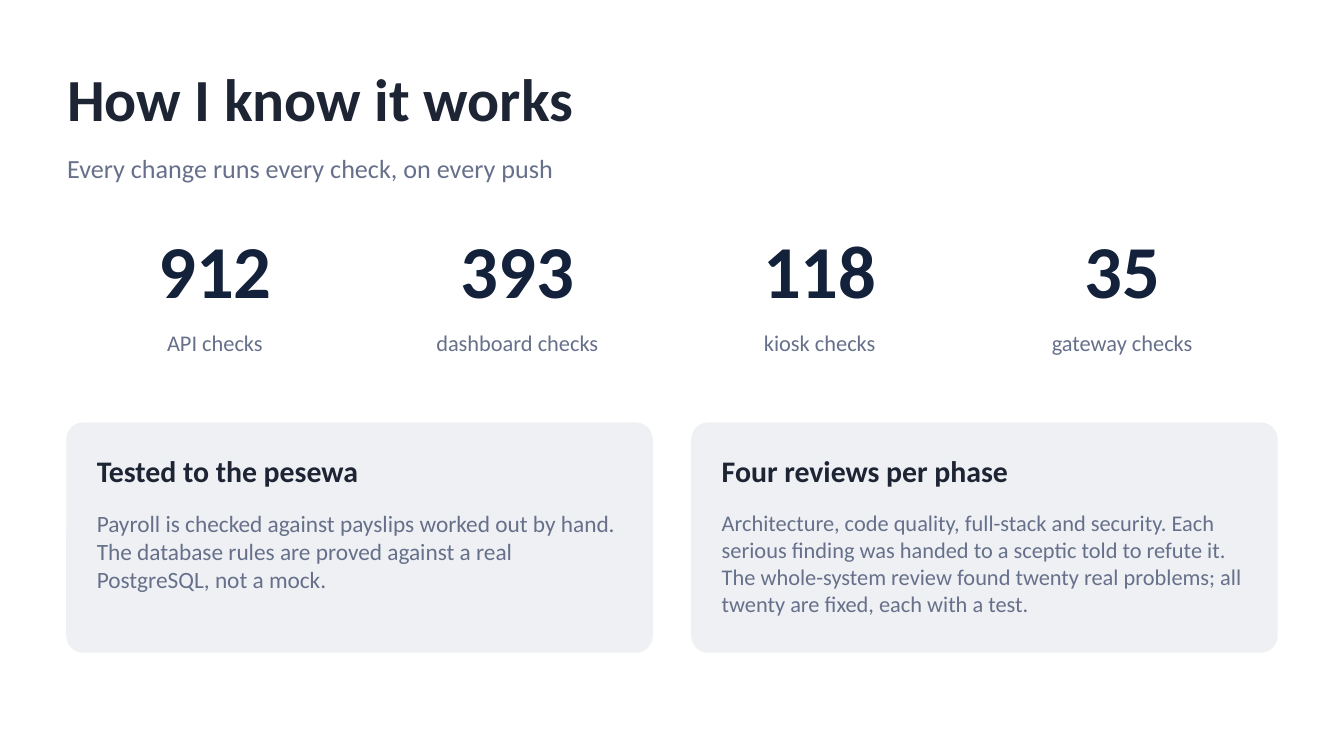
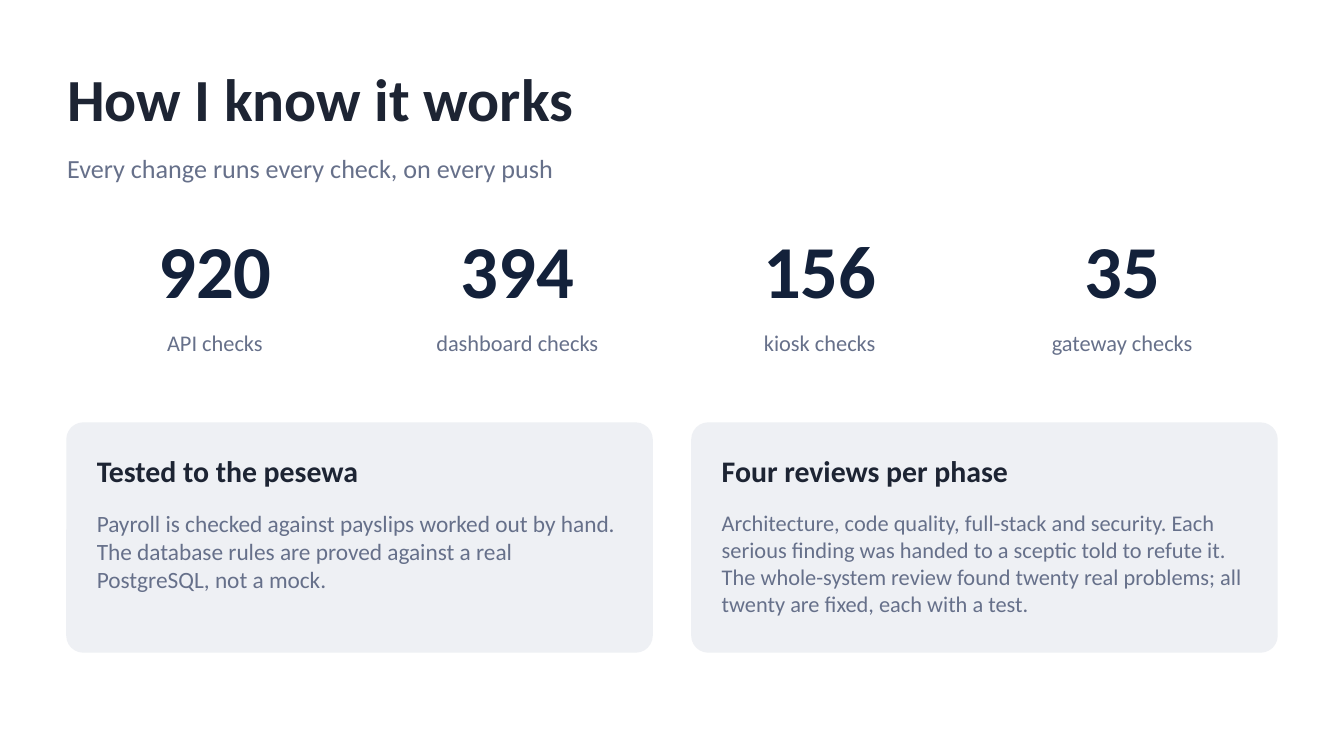
Before and after one commit to TEAM-DEVV/samtec-security-system, a slide deck: slide 12 of docs/guides/SAMTEC-defence-slides.pptx. Drawn at 1344x756 pixels with LibreOffice and Linux fonts; fonts in the diff are those of the drawing. Boxes give left, top, right and bottom in pixels: in the first picture for what was removed or moved away, otherwise in the second. Text is boxed around its words. In the diff, an @@ line names an element or a change of style, - is before the commit and + after.

Commit message:
docs: the defence deck's test numbers as of 4 October (#115)
API 920 (431 unit + 489 against a real database), dashboard 394, kiosk 156,
gateway 35: over fifteen hundred checks on every change.

```diff
--- a/docs/guides/SAMTEC-defence-slides.pptx
+++ b/docs/guides/SAMTEC-defence-slides.pptx
@@ text at <box>158,249,271,299</box>: text changed @@
-912
+920
@@ text at <box>461,249,574,299</box>: text changed @@
-393
+394
@@ text at <box>763,247,876,299</box>: text changed @@
-118
+156
```
